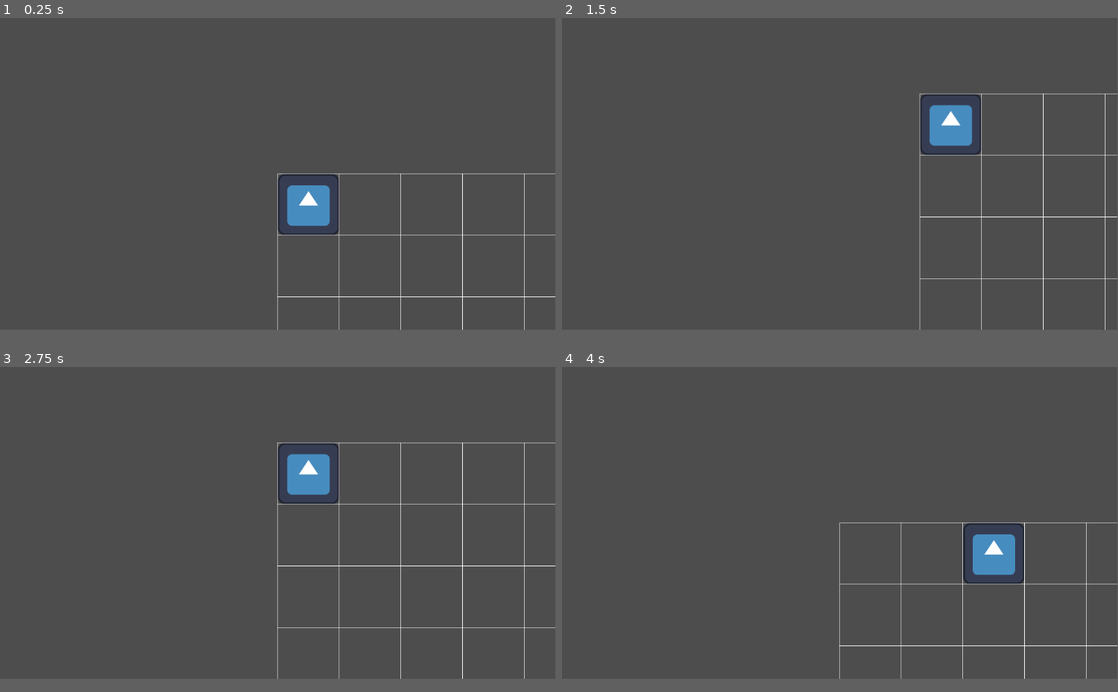
Above: before the commit, frames 1-4 (two rows, left to right).
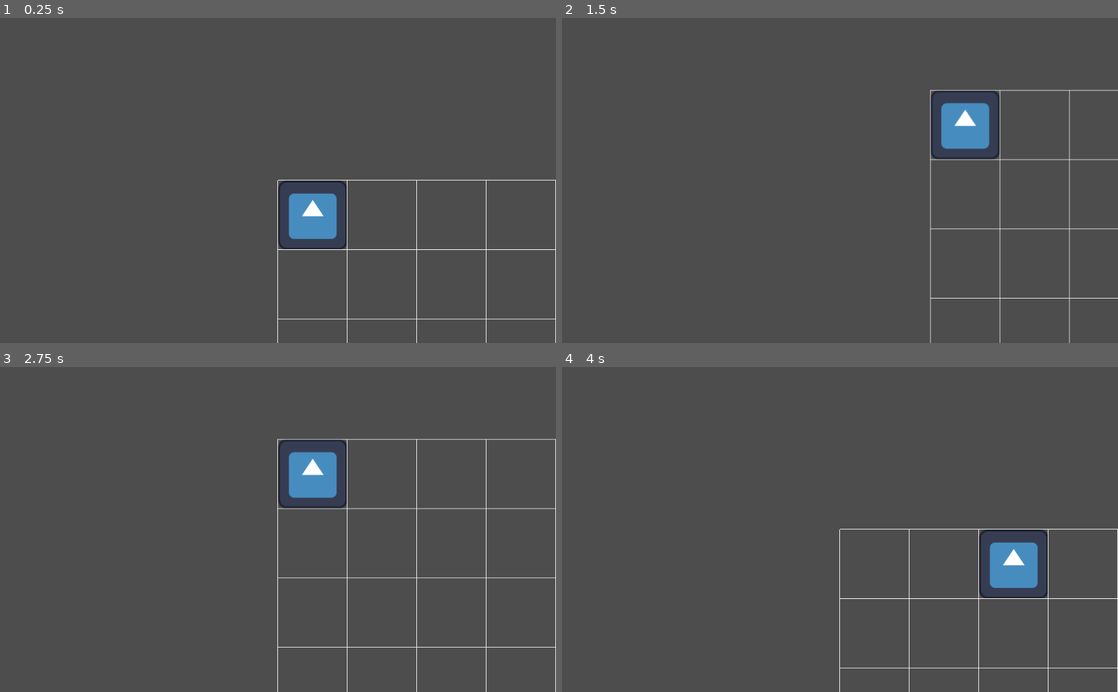
Above: after the commit, the same moments.

Repository: rlaa54/Shapeshifter
Game: Godot game, scene res://World.tscn
Two runs of this game, one before a commit and one after it. Both use one fixed random seed, a clock stepped at 60 frames per second and the inputs below. Before the commit the project starts from res://Main.tscn. The engine's default icon, where the game draws it, is replaced by a stand-in: a white triangle on a blue panel in a dark square.
Inputs (mouse positions are in pixels of both pictures, inside the frame that each line leads up to):
- Up to frame 1 (0.25 s): no input
- Up to frame 2 (1.5 s): tap Enter at 0.5 s; move the mouse to (962, 157) at 0.52 s; tap Down (cam_down) at 0.6 s; tap Space at 1.25 s; move the mouse to (728, 190) at 1.27 s; tap Left (cam_left) at 1.35 s
- Up to frame 3 (2.75 s): tap Enter at 2 s; move the mouse to (333, 454) at 2.02 s; tap Right (cam_right) at 2.1 s
- Up to frame 4 (4 s): tap Space at 2.75 s; move the mouse to (812, 584) at 2.77 s; tap Up (cam_up) at 2.85 s; tap Enter at 3.5 s; move the mouse to (1006, 568) at 3.52 s; press the mouse at (1006, 568) at 3.53 s
In our replay, the window is 799x449 before the commit and 800x468 after it. These sizes can differ from the game's own. Grey fills any space a smaller window leaves; there, only what the larger window draws over its background counts as a difference.

The runs differ from the first frame. In frame 1, 2.4% of the frame differs, in the area x 49-100%, y 47-100%; in frame 2, 3.1%, in the area x 64-100%, y 22-100%; in frame 3, 2.8%; in frame 4, 3.0%.
Error after the commit: Parse Error: Preload file "res://Asset/Art/Light.png" does not exist. (res://World.gd:3)

Commit message:
전장의 안개 추가
버그 수정 필요

Diff:
--- /dev/null
+++ b/World.gd
@@ -0,0 +1,35 @@
+extends Node2D
+
+const LightTexture = preload("res://Asset/Art/Light.png")
+const GRID_SIZE = 128
+
+@onready var fog = $Fog
+
+var display_width = ProjectSettings.get("display/window/size/viewport_width")
+var display_height = ProjectSettings.get("display/window/size/viewport_height")
+
+var fogImage = Image.new()
+var fogTexture = ImageTexture.new()
+var lightImage = LightTexture.get_image()
+var light_offset = Vector2(LightTexture.get_width()/2, LightTexture.get_height()/2)
+
+func _ready() -> void:
+	var fog_image_width = display_width / GRID_SIZE
+	var fog_image_height = display_height / GRID_SIZE
+	fogImage = Image.create(fog_image_width, fog_image_height, false, Image.FORMAT_RGBAH)
+	fogImage.fill(Color.BLACK)
+	fog.scale *= GRID_SIZE
+
+func update_fog(new_grid_position):
+	var light_rect = Rect2(Vector2.ZERO,
+					Vector2(lightImage.get_width(), lightImage.get_height()))
+	fogImage.blend_rect(lightImage, light_rect, new_grid_position - light_offset)
+
+	update_fog_image_texture()
+
+func update_fog_image_texture():
+	fogTexture = ImageTexture.create_from_image(fogImage)
+	fog.texture = fogTexture
+
+func _input(_event: InputEvent) -> void:
+	update_fog(get_local_mouse_position()/GRID_SIZE)
--- a/Main.tscn
+++ b/World.tscn
@@ -1,6 +1,7 @@
-[gd_scene load_steps=8 format=3 uid="uid://d0vh18kendgfj"]
+[gd_scene load_steps=10 format=3 uid="uid://d0vh18kendgfj"]
 
 [ext_resource type="PackedScene" uid="uid://cgl3vgm2nvo5t" path="res://Character/character_base.tscn" id="1_ha6sc"]
+[ext_resource type="Script" path="res://World.gd" id="1_s4xff"]
 [ext_resource type="Script" path="res://tilemaplayer.gd" id="2_7jxir"]
 [ext_resource type="PackedScene" uid="uid://wy3uq2nd43tu" path="res://move_component.tscn" id="2_lerxa"]
 [ext_resource type="Script" path="res://camera_2d.gd" id="3_j1wro"]
@@ -10,16 +11,19 @@
 [sub_resource type="TileSet" id="TileSet_7q1wy"]
 tile_size = Vector2i(128, 128)
 
-[node name="Main" type="Node2D"]
+[sub_resource type="CanvasItemMaterial" id="CanvasItemMaterial_gi1mf"]
+blend_mode = 3
+
+[node name="World" type="Node2D"]
+script = ExtResource("1_s4xff")
 
 [node name="GameManager" type="Node2D" parent="."]
 
 [node name="CharacterBody2D" parent="." instance=ExtResource("1_ha6sc")]
 position = Vector2(64, 64)
 
-[node name="move_component" parent="CharacterBody2D" node_paths=PackedStringArray("character", "input_component") instance=ExtResource("2_lerxa")]
+[node name="move_component" parent="CharacterBody2D" node_paths=PackedStringArray("character") instance=ExtResource("2_lerxa")]
 character = NodePath("..")
-input_component = NodePath("../input_component")
 
 [node name="input_component" parent="CharacterBody2D" node_paths=PackedStringArray("character", "move_component") instance=ExtResource("3_tpdn8")]
 character = NodePath("..")
@@ -34,3 +38,7 @@
 
 [node name="Camera2D" type="Camera2D" parent="."]
 script = ExtResource("3_j1wro")
+
+[node name="Fog" type="Sprite2D" parent="."]
+material = SubResource("CanvasItemMaterial_gi1mf")
+centered = false
--- a/input_component.gd
+++ b/input_component.gd
@@ -5,7 +5,7 @@
 @export var character : Character_base
 @export var move_component : Move_component
 
-@onready var tile_map_layer = $"/root/Main/TileMapLayer"
+@onready var tile_map_layer = $"/root/World/TileMapLayer"
 
 var click_position = Vector2()
 
--- a/move_component.gd
+++ b/move_component.gd
@@ -4,7 +4,7 @@
 
 @export var character : Character_base
 
-@onready var tile_map_layer = $"/root/Main/TileMapLayer"
+@onready var tile_map_layer = $"/root/World/TileMapLayer"
 
 var path = PackedVector2Array()
 var next_point = Vector2()
@@ -17,7 +17,7 @@
 
 
 # Called every frame. 'delta' is the elapsed time since the previous frame.
-func _process(delta: float) -> void:
+func _process(_delta: float) -> void:
 	if !(is_moving):
 		return
 	move_to(next_point)
--- a/project.godot
+++ b/project.godot
@@ -11,9 +11,14 @@
 [application]
 
 config/name="Shapeshifter"
-run/main_scene="res://Main.tscn"
+run/main_scene="res://World.tscn"
 config/features=PackedStringArray("4.3", "GL Compatibility")
 config/icon="res://icon.svg"
+
+[display]
+
+window/size/viewport_width=1024
+window/size/viewport_height=600
 
 [input]
 
--- a/timeunit_component.gd
+++ b/timeunit_component.gd
@@ -11,5 +11,5 @@
 
 
 # Called every frame. 'delta' is the elapsed time since the previous frame.
-func _process(delta: float) -> void:
+func _process(_delta: float) -> void:
 	pass
